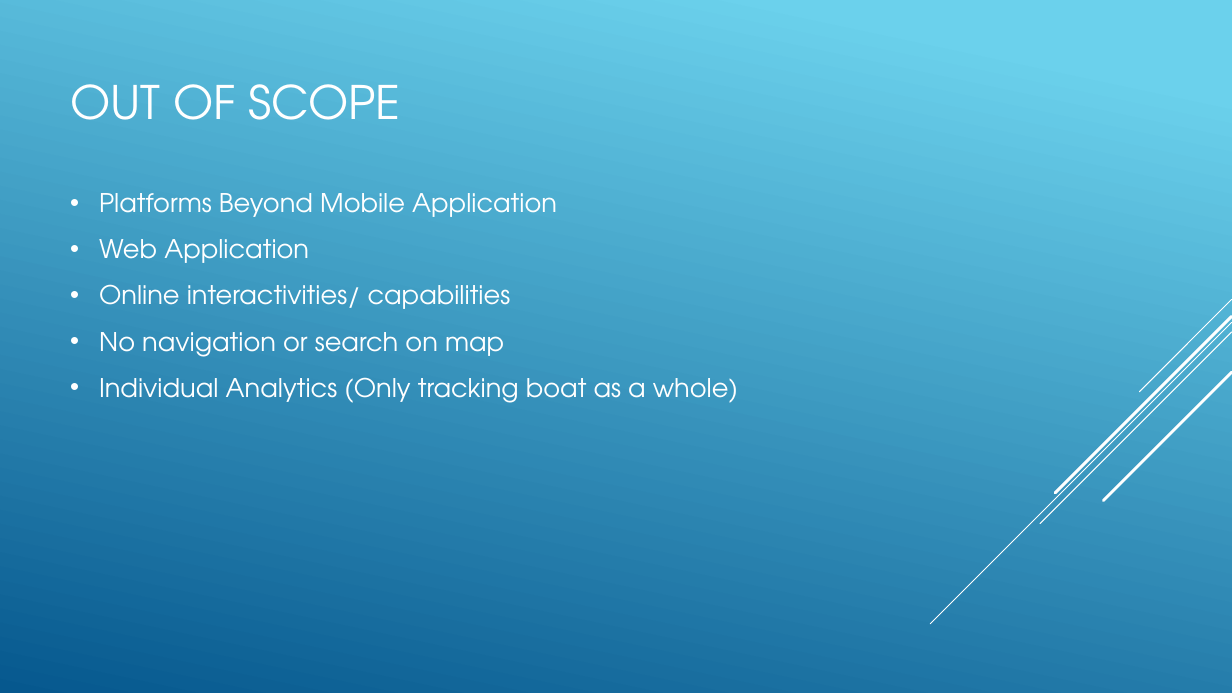
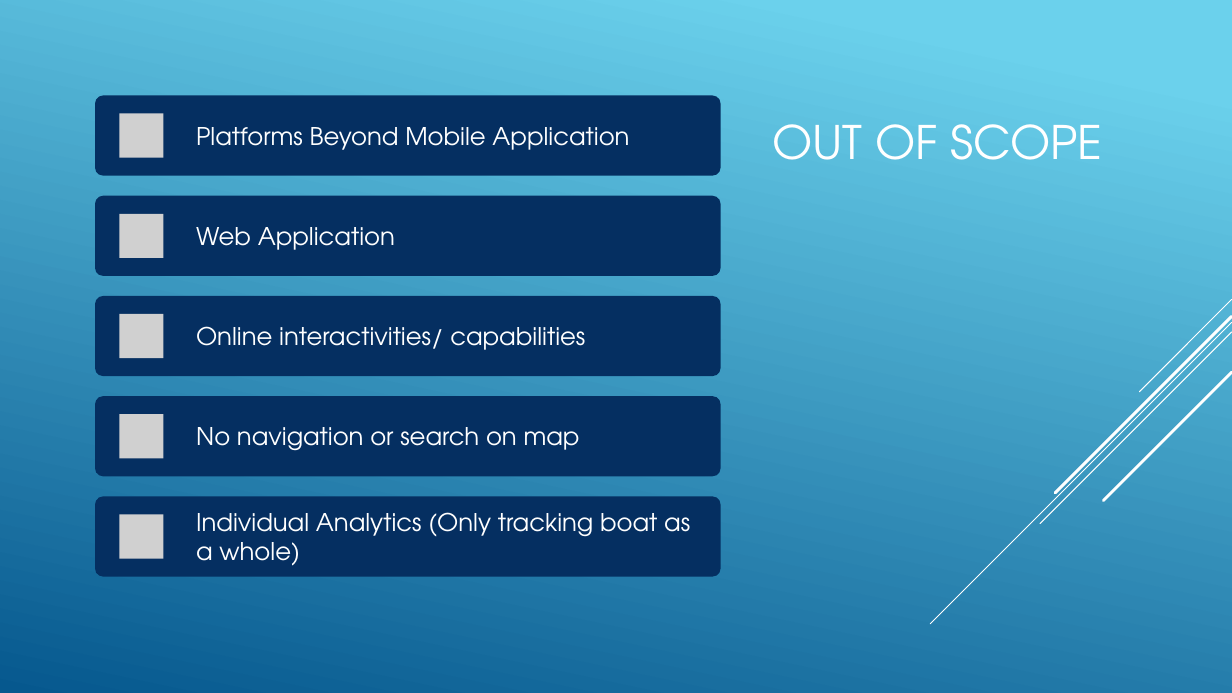
Before and after one commit to AB-Cobb/Capstone, a slide deck: slide 5 of docs/Presentation2.pptx. Drawn at 1232x693 pixels with LibreOffice and Linux fonts; fonts in the diff are those of the drawing; grey boxes stand for pictures. Boxes give left, top, right and bottom in pixels: in the first picture for what was removed or moved away, otherwise in the second. Text is boxed around its words. In the diff, an @@ line names an element or a change of style, - is before the commit and + after.

```diff
--- a/docs/Presentation2.pptx
+++ b/docs/Presentation2.pptx
@@ rectangle added at bbox=[0, 0, 1232, 693], fill gradient #6ED2EB to #06588E @@
@@ title "OUT OF SCOPE": place and size @@
-title "OUT OF SCOPE" at bbox=[70, 84, 401, 120]
+title "OUT OF SCOPE" at bbox=[773, 124, 1103, 160]
@@ text removed at bbox=[99, 193, 738, 403] @@
-• Platforms Beyond Mobile Application
-• Web Application
-• Online interactivities/ capabilities
-• No navigation or search on map
-• Individual Analytics (Only tracking boat as a whole)
@@ group added at bbox=[95, 95, 721, 577]: 5 rounded rectangles, 5 pictures, 5 texts @@
+Platforms Beyond Mobile Application
+Web Application
+Online interactivities/ capabilities
+No navigation or search on map
+Individual Analytics (Only tracking boat as a whole)
```
Also in this commit, not shown: 4 other slides changed.
